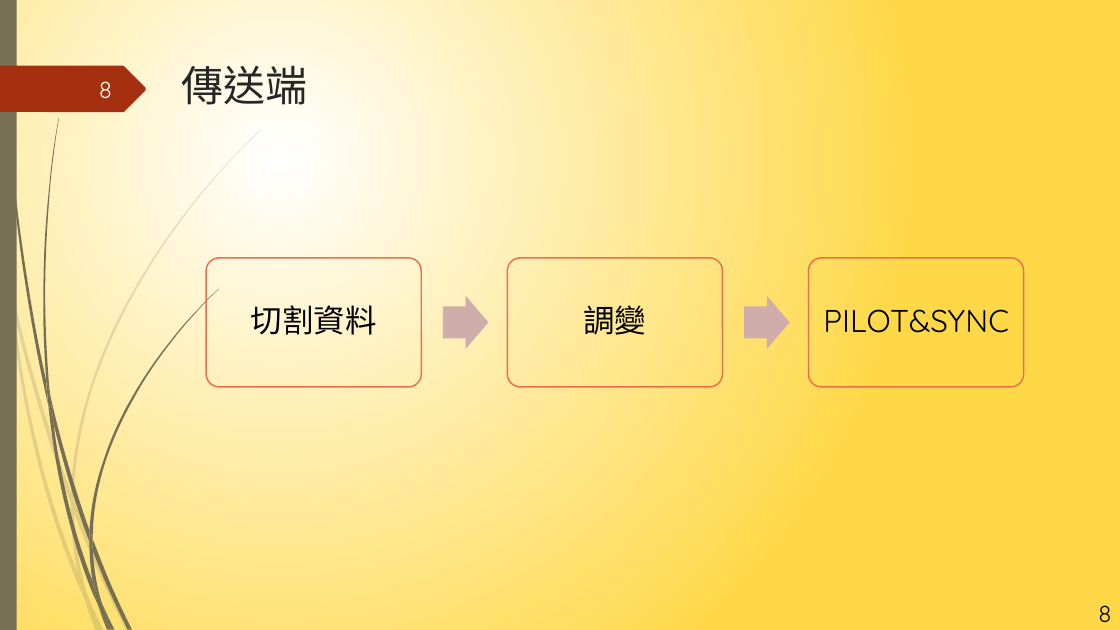
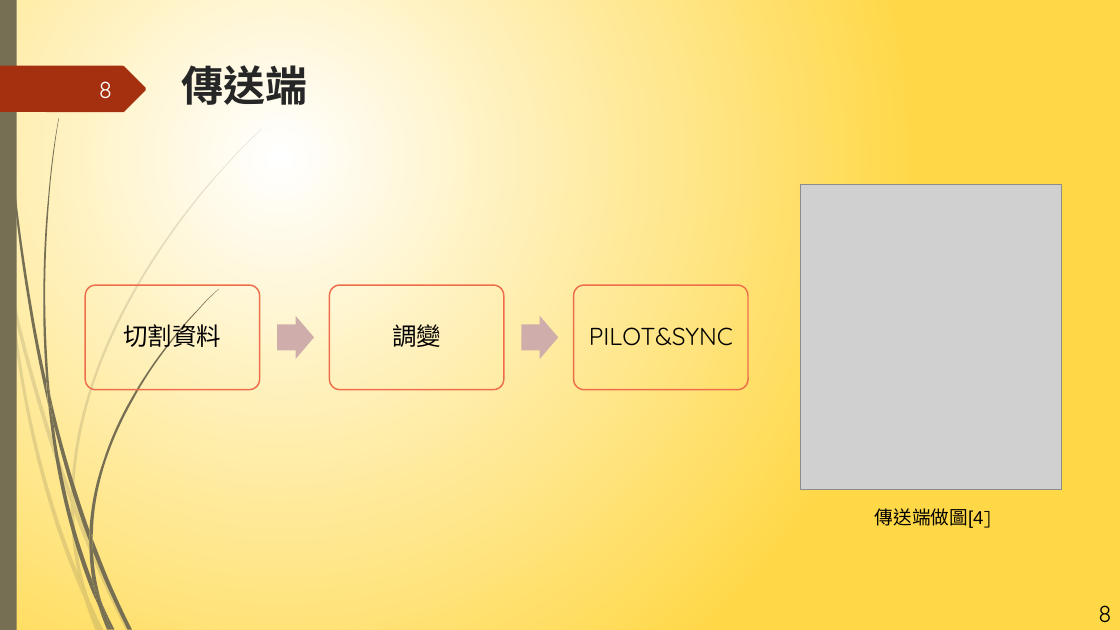
Before and after one commit to NIUWCSP/OTSM, a slide deck: slide 8 of report/以SDR實現OTSM通訊技術.pptx. Drawn at 1120x630 pixels with LibreOffice and Linux fonts; fonts in the diff are those of the drawing; grey boxes stand for pictures. Boxes give left, top, right and bottom in pixels: in the first picture for what was removed or moved away, otherwise in the second. Text is boxed around its words. In the diff, an @@ line names an element or a change of style, - is before the commit and + after.

```diff
--- a/report/以SDR實現OTSM通訊技術.pptx
+++ b/report/以SDR實現OTSM通訊技術.pptx
@@ title "傳送端" at (x1=181, y1=65, x2=307, y2=105): font Quicksand to Noto Sans CJK JP, bold on @@
@@ picture added at (x1=801, y1=185, x2=1061, y2=490) @@
@@ rounded rectangle resized from (x1=809, y1=258, x2=1024, y2=387) to (x1=85, y1=285, x2=260, y2=390) @@
@@ text "切割資料" moved from (x1=251, y1=305, x2=377, y2=335) to (x1=123, y1=320, x2=221, y2=351) @@
@@ rounded rectangle resized from (x1=206, y1=258, x2=421, y2=387) to (x1=329, y1=285, x2=504, y2=390) @@
@@ text "調變" moved from (x1=583, y1=305, x2=646, y2=335) to (x1=392, y1=324, x2=441, y2=347) @@
@@ rounded rectangle resized from (x1=507, y1=258, x2=723, y2=387) to (x1=574, y1=285, x2=749, y2=390) @@
@@ size 27 to 21 pt; less space between paragraphs in 3 elements at (x1=123, y1=320, x2=221, y2=351), (x1=392, y1=324, x2=441, y2=347), (x1=589, y1=327, x2=733, y2=346) @@
@@ text "PILOT&SYNC" moved from (x1=823, y1=309, x2=1008, y2=333) to (x1=589, y1=327, x2=733, y2=346) @@
@@ right arrow resized from (x1=744, y1=296, x2=790, y2=350) to (x1=277, y1=316, x2=314, y2=359) @@
@@ right arrow resized from (x1=443, y1=296, x2=488, y2=350) to (x1=522, y1=316, x2=559, y2=359) @@
@@ text added at (x1=875, y1=508, x2=991, y2=528), 16 pt, text #000000 @@
+傳送端做圖[4]
```
Also in this commit, not shown: 17 other slides changed, 1 slide removed.
